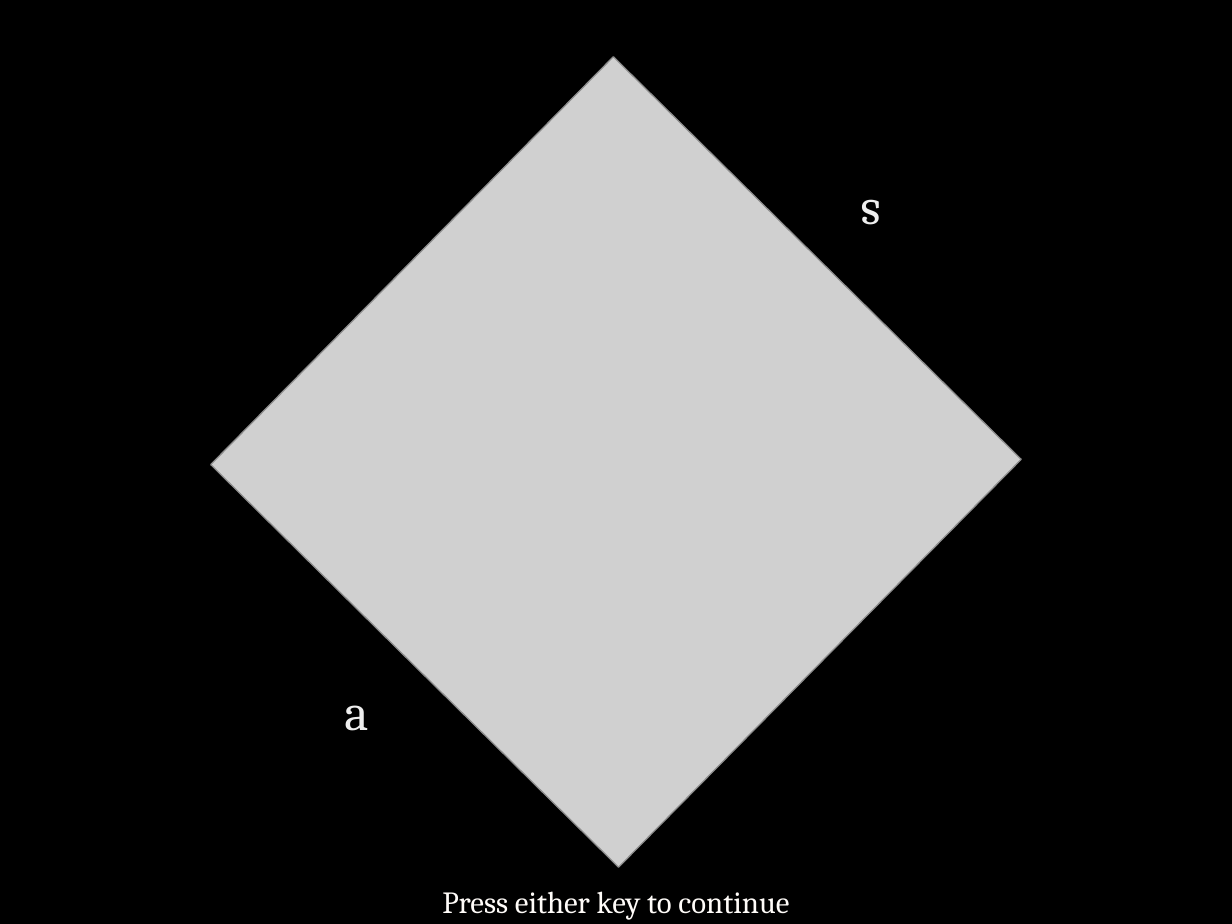
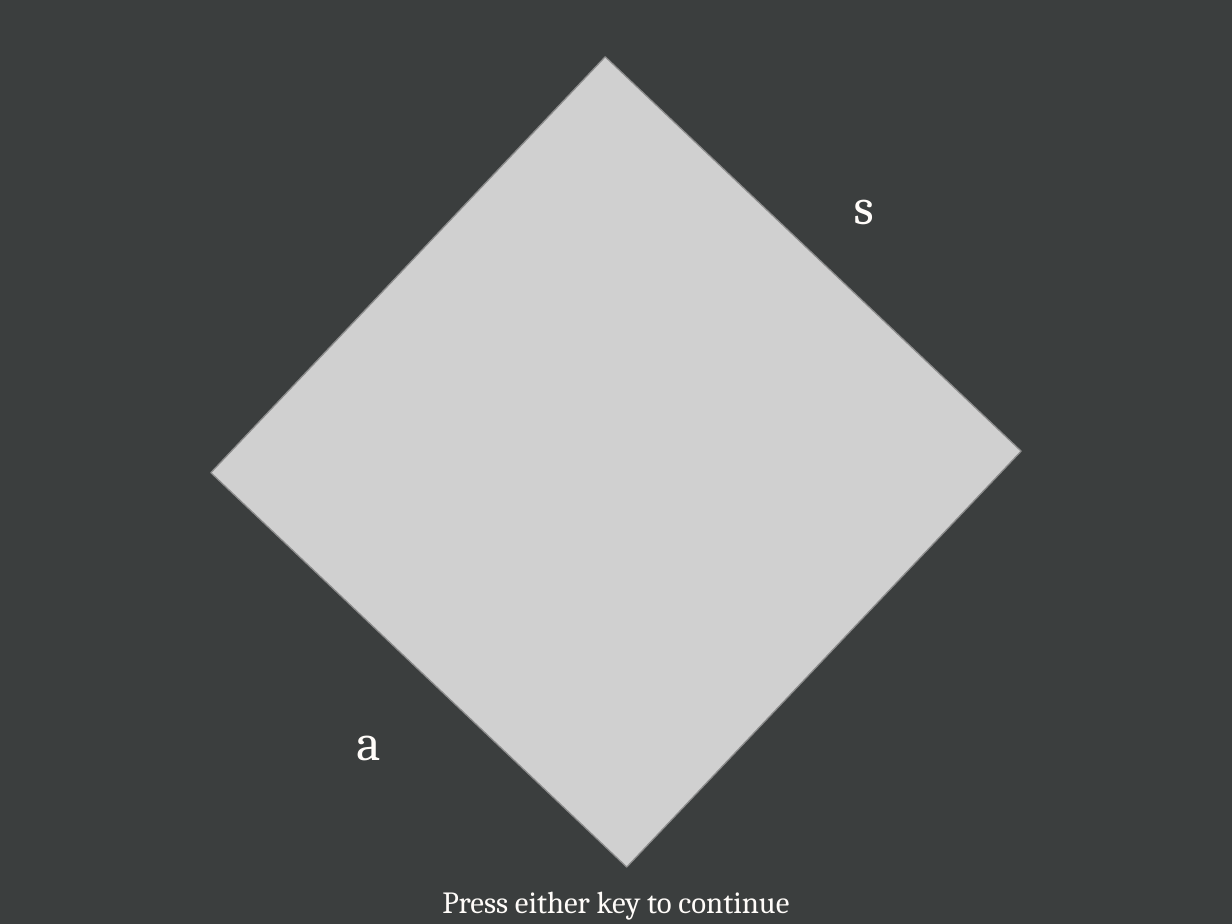
Before and after one commit to majorminors/evaccum-matlab, a slide deck: slide 3 of instructions/Instructions.pptx (slide 2 before the commit). Drawn at 1232x924 pixels with LibreOffice and Linux fonts; fonts in the diff are those of the drawing; grey boxes stand for pictures. Boxes give left, top, right and bottom in pixels: in the first picture for what was removed or moved away, otherwise in the second. Text is boxed around its words. In the diff, an @@ line names an element or a change of style, - is before the commit and + after.

```diff
--- a/instructions/Instructions.pptx
+++ b/instructions/Instructions.pptx
@@ rectangle at <box>0,0,1232,924</box>: fill #000000 to #3B3E3E; outline #FFFFFF 2 pt to #FFFFFF 1 pt @@
@@ picture at <box>210,56,1020,866</box>: rotation 44 to 43 degrees @@
@@ text "s": place and size @@
-text "s" at <box>861,199,881,225</box>
+text "s" at <box>854,199,874,225</box>
@@ text "s" at <box>854,199,874,225</box>: text colour #EEEEEE to #FFFCF9 @@
@@ text "a" at <box>356,735,380,761</box>: text colour #EEEEEE to #FFFCF9 @@
@@ text "a": place and size @@
-text "a" at <box>344,705,368,731</box>
+text "a" at <box>356,735,380,761</box>
```
Also in this commit, not shown: 13 other slides changed, 7 slides added, 26 slides removed, 3 other files.
